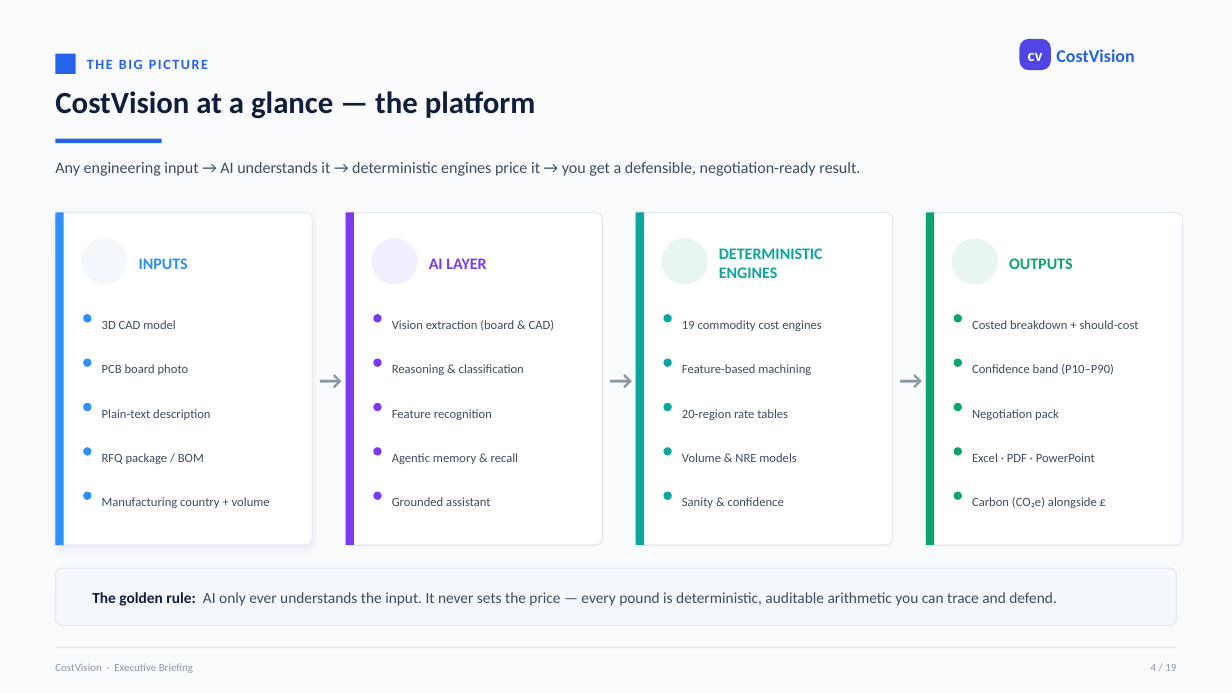
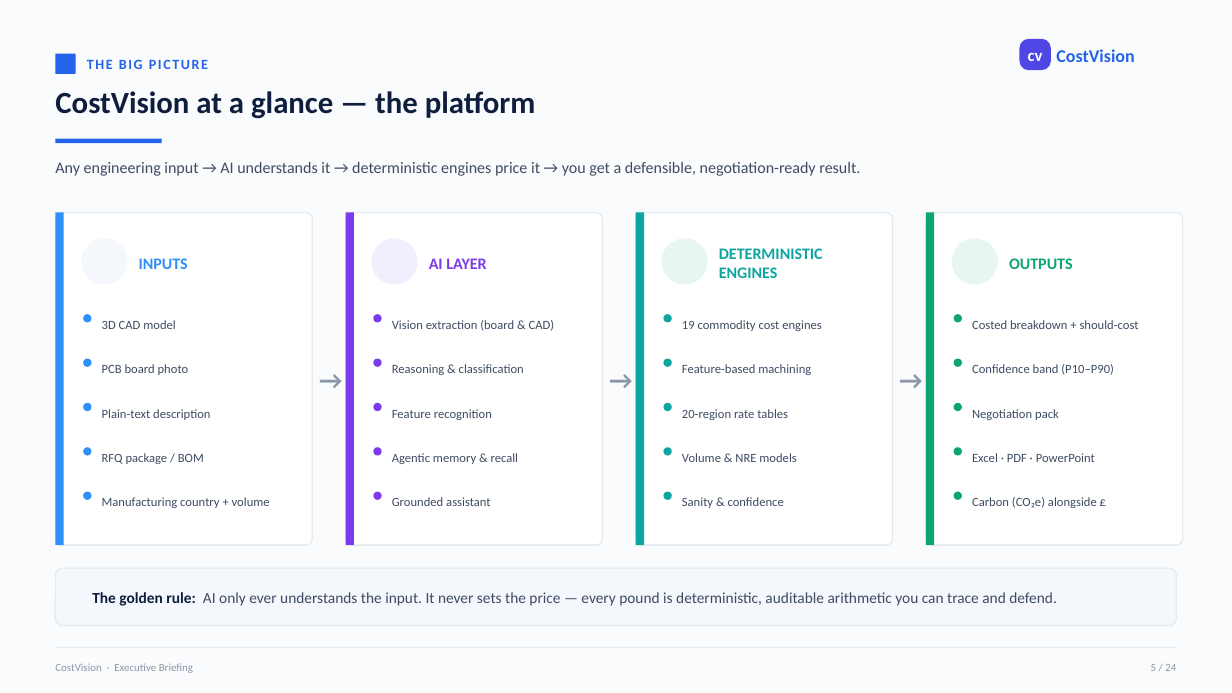
Before and after one commit to bhosaleavinash546/leamington-marathi, a slide deck: slide 5 of CostVision-Platform-Executive-Briefing.pptx (slide 4 before the commit). Drawn at 1232x693 pixels with LibreOffice and Linux fonts; fonts in the diff are those of the drawing. Boxes give left, top, right and bottom in pixels: in the first picture for what was removed or moved away, otherwise in the second. Text is boxed around its words. In the diff, an @@ line names an element or a change of style, - is before the commit and + after.

```diff
--- a/CostVision-Platform-Executive-Briefing.pptx
+++ b/CostVision-Platform-Executive-Briefing.pptx
@@ rounded rectangle at [55,213,312,545]: shadow off @@
@@ text at [1151,664,1176,671]: text changed @@
-4 / 19
+5 / 24
```
Also in this commit, not shown: 16 other slides changed, 5 slides added.
